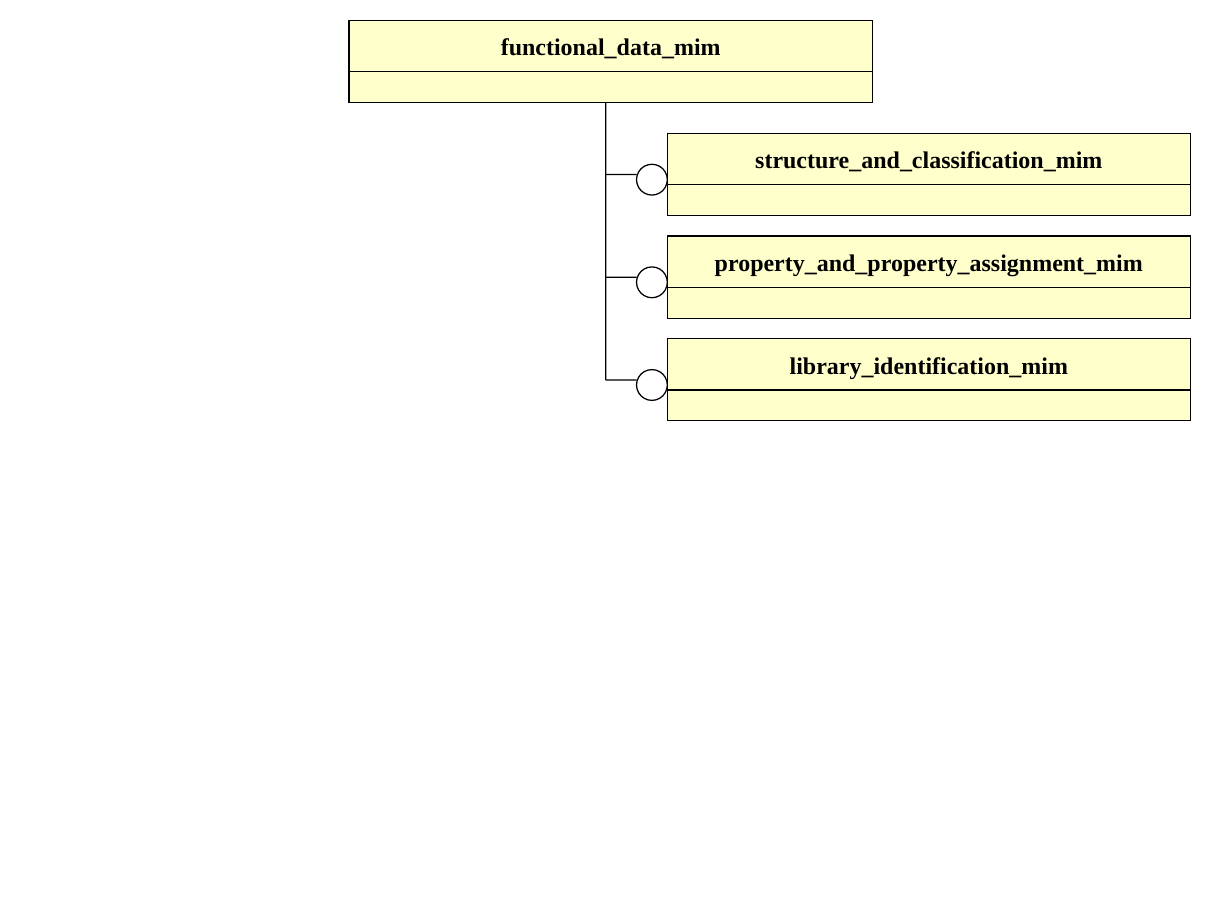
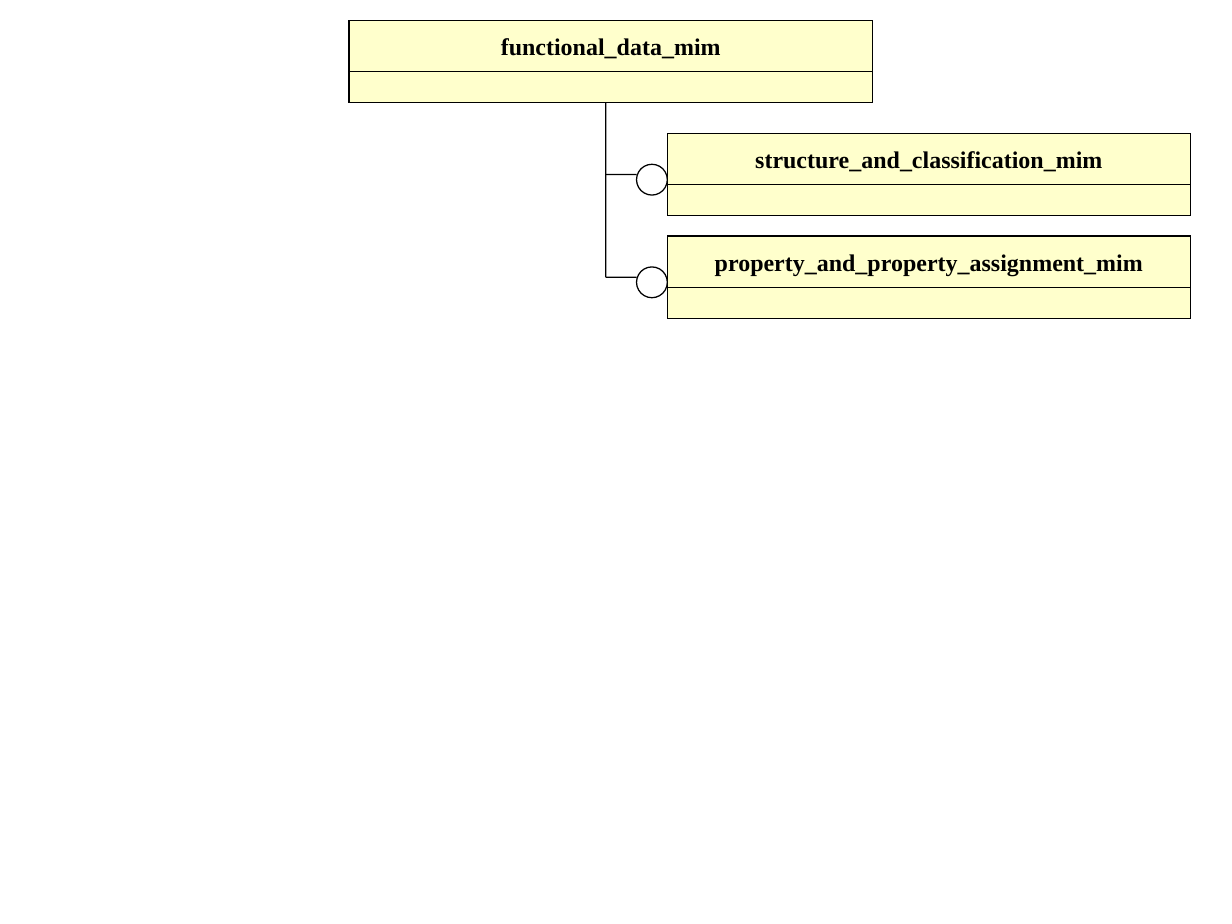
Before and after one commit to starseeker/stepmod_mirror, a slide deck: slide 6 of data/modules/functional_data/functional_data.ppt (slide 2 before the commit). Drawn at 1232x924 pixels with LibreOffice and Linux fonts; fonts in the diff are those of the drawing. Boxes give left, top, right and bottom in pixels: in the first picture for what was removed or moved away, otherwise in the second. Text is boxed around its words. In the diff, an @@ line names an element or a change of style, - is before the commit and + after.

```diff
--- a/data/modules/functional_data/functional_data.ppt
+++ b/data/modules/functional_data/functional_data.ppt
@@ line moved from (606, 379) - (606, 102) to (606, 277) - (606, 102) @@
@@ rectangle removed at [668, 339, 1191, 391] @@
-library_identification_mim
@@ line removed from (606, 379) to (637, 379) @@
@@ ellipse removed at [637, 370, 668, 400] @@
@@ rectangle removed at [668, 391, 1191, 421] @@
```
Also in this commit, not shown: 1 other slide changed, 8 slides added, 23 other files.
